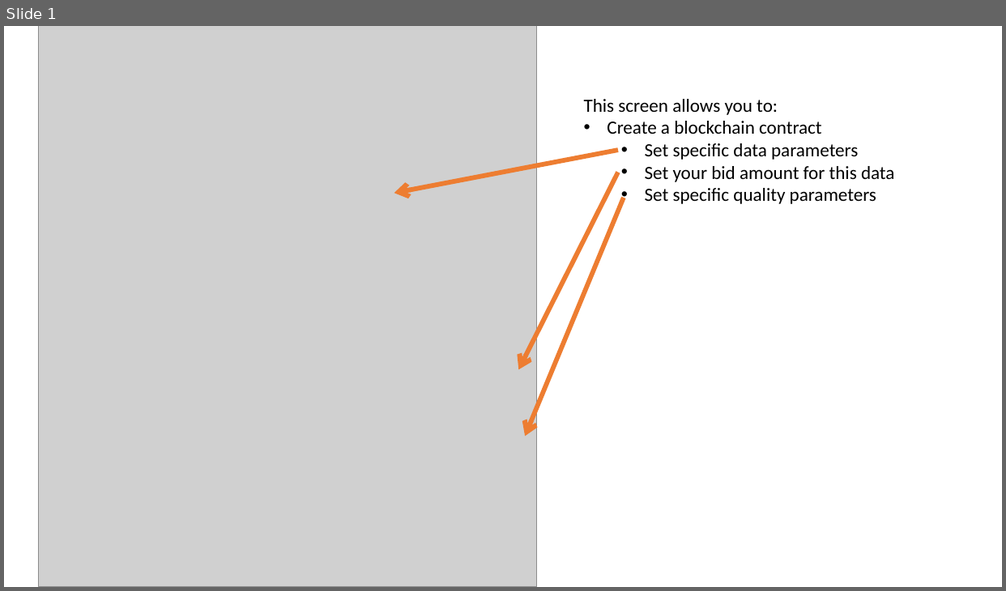
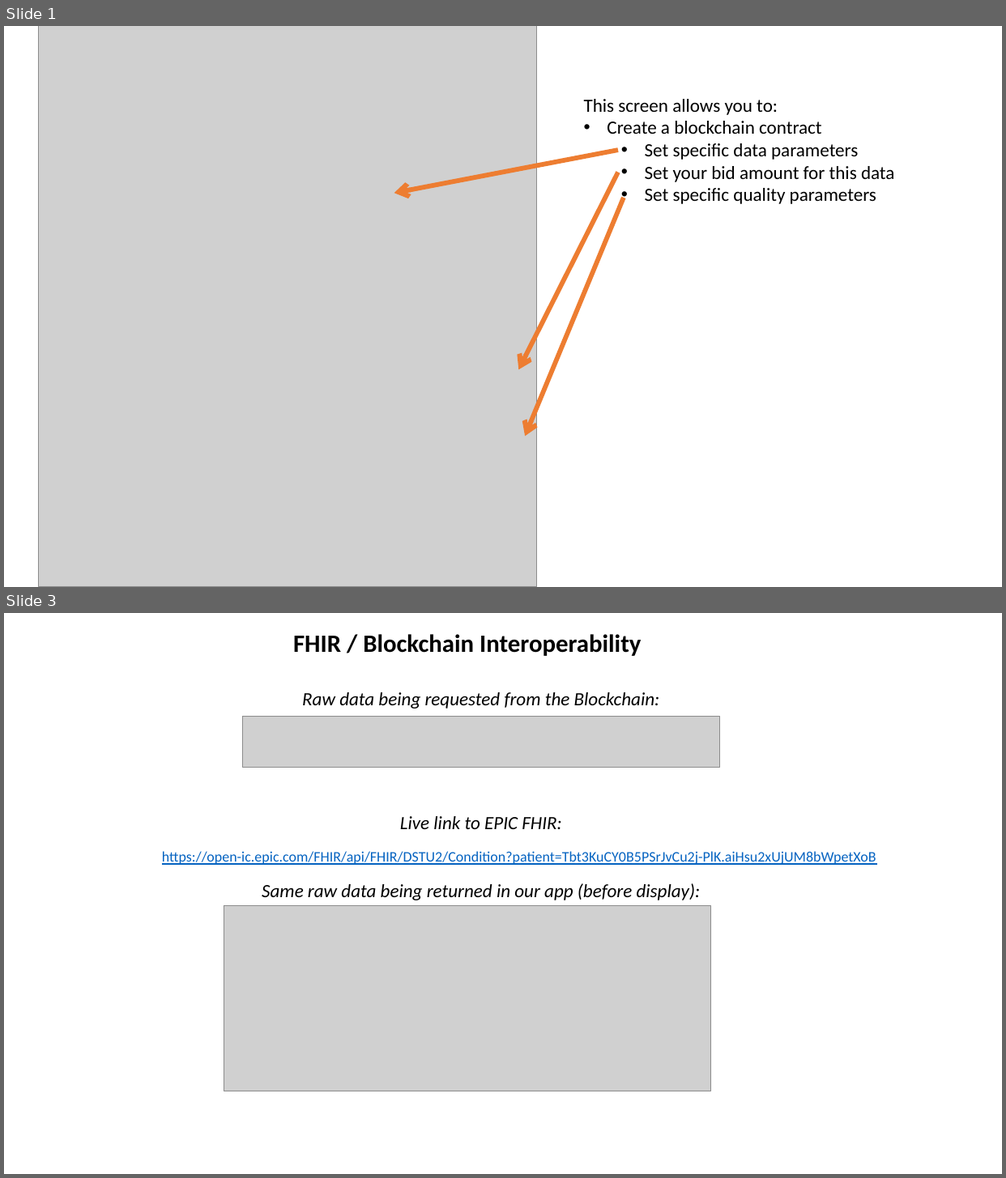
Before and after one commit to dukoolio/d3health_code, a slide deck: d3_screenshots.pptx. Shown one above the other, each under a label of ours: slide 1 before the commit, slides 1 and 3 after it; the slides between them are not shown. The pictures are 1006x591 and 1006x1178 pixels, drawn with LibreOffice and Linux fonts; fonts in the diff are those of the drawing; grey boxes stand for pictures. Boxes give left, top, right and bottom in pixels: in the first picture for what was removed or moved away, otherwise in the second. Text is boxed around its words. In the diff, an @@ line names an element or a change of style, - is before the commit and + after.

Commit message:
replace screenshots

```diff
--- a/d3_screenshots.pptx
+++ b/d3_screenshots.pptx
@@ slide 3 added at (4, 613, 1002, 1174), background #FFFFFF @@
@@ text added at (293, 634, 641, 656), 24 pt, text #000000, bold @@
+FHIR / Blockchain Interoperability
@@ text added at (302, 692, 660, 709), 18 pt, text #000000, italic @@
+Raw data being requested from the Blockchain:
@@ picture added at (243, 717, 720, 767) @@
@@ text added at (400, 816, 561, 829), 18 pt, text #000000, italic @@
+Live link to EPIC FHIR:
@@ text added at (162, 851, 876, 865), 14 pt, text #0563C1, underline @@
+https://open-ic.epic.com/FHIR/api/FHIR/DSTU2/Condition?patient=Tbt3KuCY0B5PSrJvCu2j-PlK.aiHsu2xUjUM8bWpetXoB
@@ text added at (262, 884, 701, 901), 18 pt, text #000000, italic @@
+Same raw data being returned in our app (before display):
@@ picture added at (224, 905, 710, 1092) @@
```
Also in this commit, not shown: 1 slide changed.
